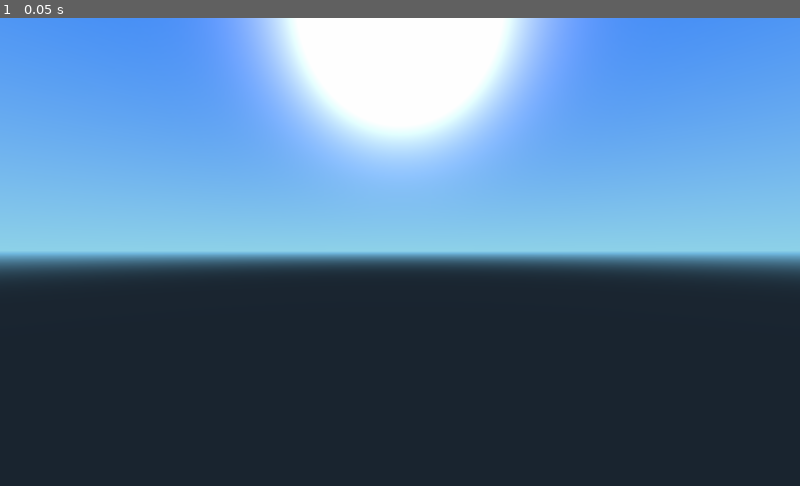
Above: before the commit, frame 1.
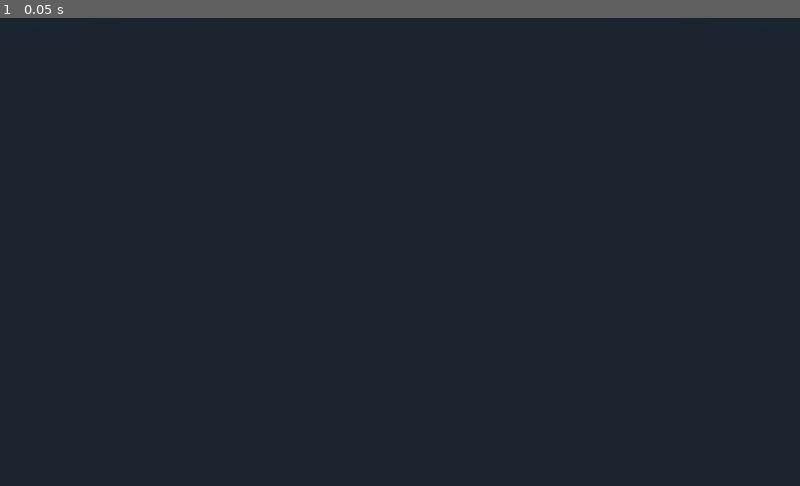
Above: after the commit, the same moment.

Repository: jk89/godot-fps-strat-game
Game: Godot game, scene res://main.tscn
The game is run twice, just before and just after one commit, with the same random seed, the same clock (stepped at 60 frames per second) and the same inputs.
Inputs:
- Up to frame 1 (0.05 s): no input

The runs differ from the first frame. In frame 1, 54% of the frame differs, in the area x 0-100%, y 0-56%.

Commit message:
working on isometric

Diff:
--- a/Camera.gd
+++ b/Camera.gd
@@ -33,3 +33,15 @@
 	offset = offset.normalized()
 	offset = offset * speed * delta
 	self.translate(offset)
+
+	# rotation
+	var pos = global_transform.origin
+	var target = pos + Vector3(0, -1, -1).normalized()
+	var up = Vector3(0, 1, 0)
+	var delta2 = pos - target
+	look_at_from_position(pos, target, up)
+	# Turn a little up or down
+	#var t = transform
+	#t.basis = Basis(t.basis[0], deg2rad(angle_v_adjust))*t.basis
+	#transform = t
+	# pos = target + delta
